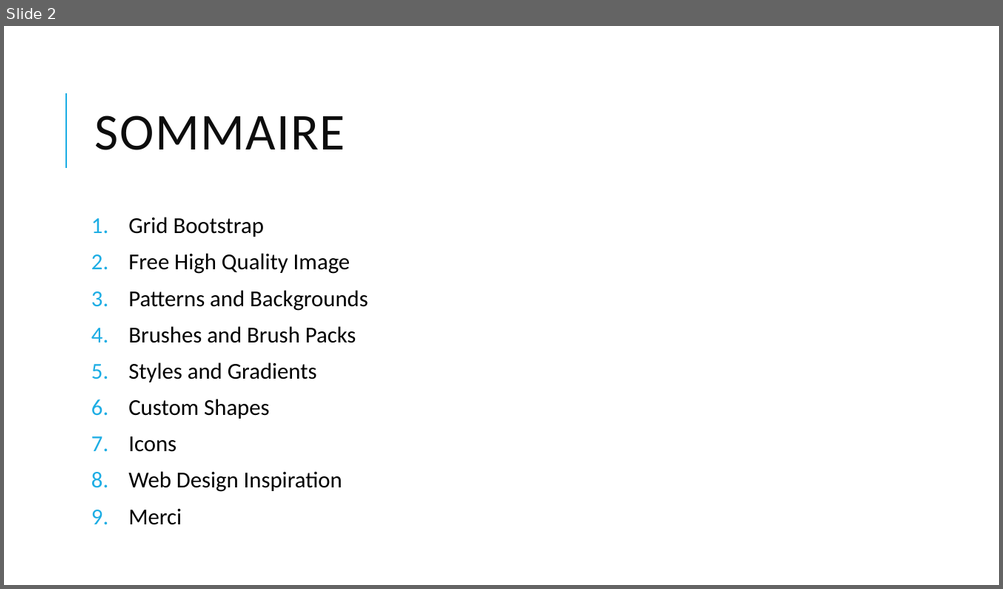
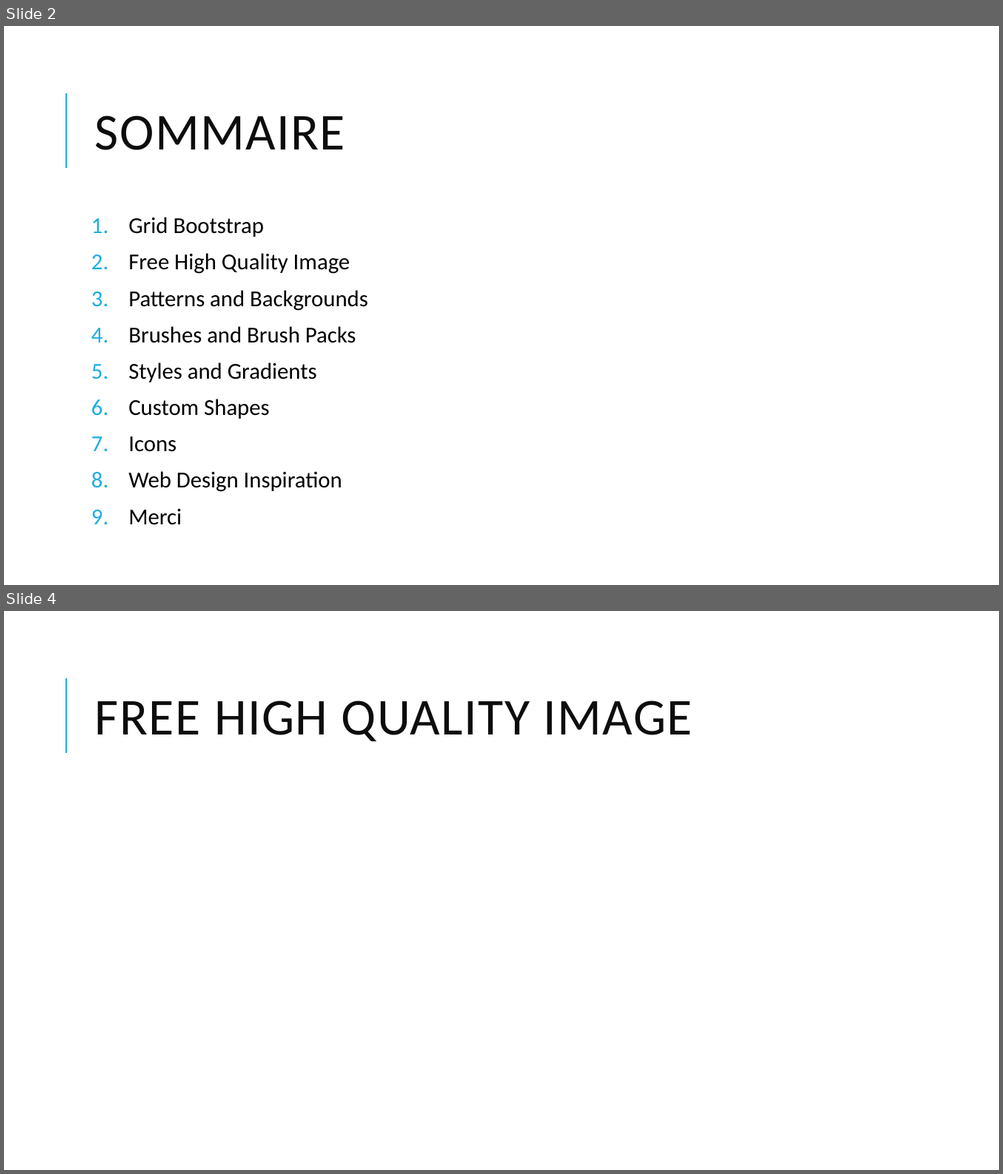
Before and after one commit to lasridouae/Photoshop-Web-Design, a slide deck: 4. Avoir une base d’images HQR (High Quality Resources)/Avoir une base d’images HQR (High Quality Resources).pptx. Shown one above the other, each under a label of ours: slide 2 before the commit, slides 2 and 4 after it; the slides between them are not shown. The pictures are 1003x589 and 1003x1174 pixels, drawn with LibreOffice and Linux fonts; fonts in the diff are those of the drawing. Boxes give left, top, right and bottom in pixels: in the first picture for what was removed or moved away, otherwise in the second. Text is boxed around its words. In the diff, an @@ line names an element or a change of style, - is before the commit and + after.

```diff
--- a/4. Avoir une base d’images HQR (High Quality Resources)/Avoir une base d’images HQR (High Quality Resources).pptx
+++ b/4. Avoir une base d’images HQR (High Quality Resources)/Avoir une base d’images HQR (High Quality Resources).pptx
@@ slide 4 added at <box>4,611,999,1170</box>, background #FFFFFF; not listed: 1 template element that a slide beside it also shows @@
@@ title added at <box>95,701,692,742</box>, 50 pt, text #0D0D0D @@
+FREE HIGH QUALITY IMAGE
```
Also in this commit, not shown: 1 slide changed, 7 other slides added, 1 slide removed, 4 other files.
